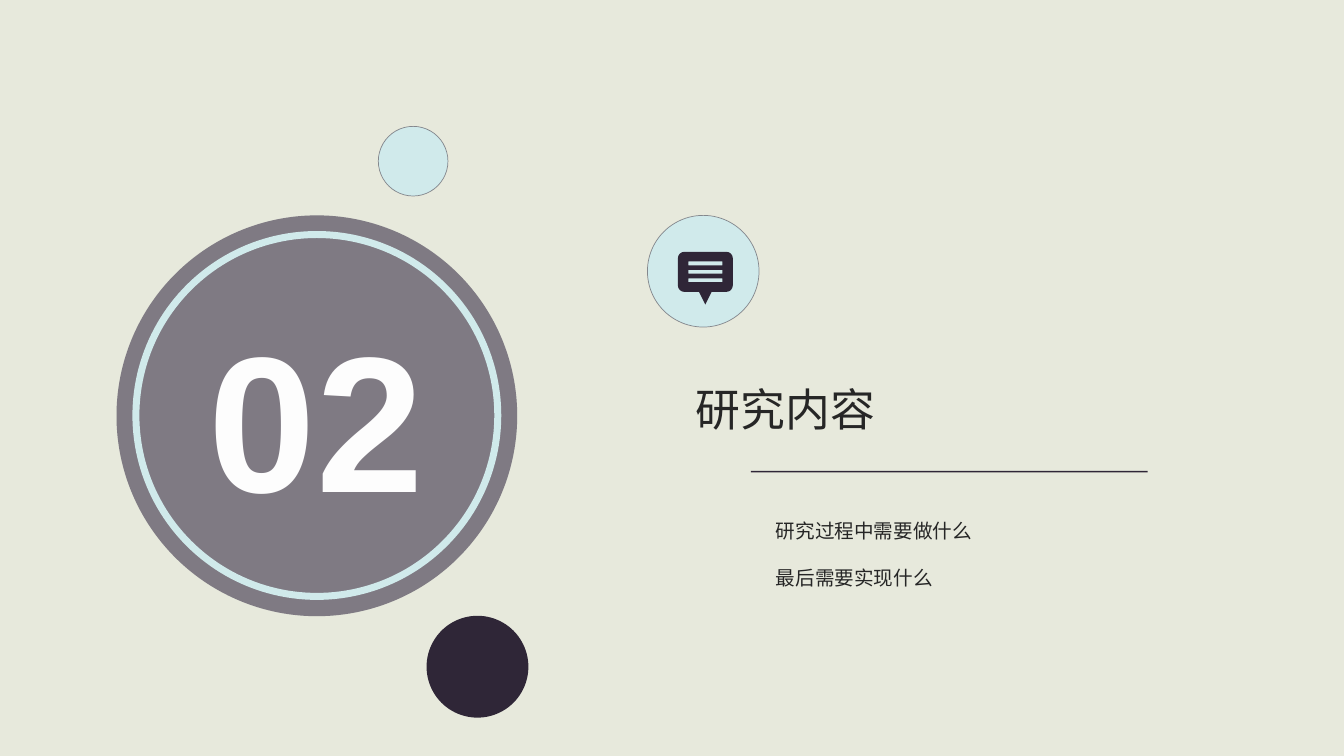
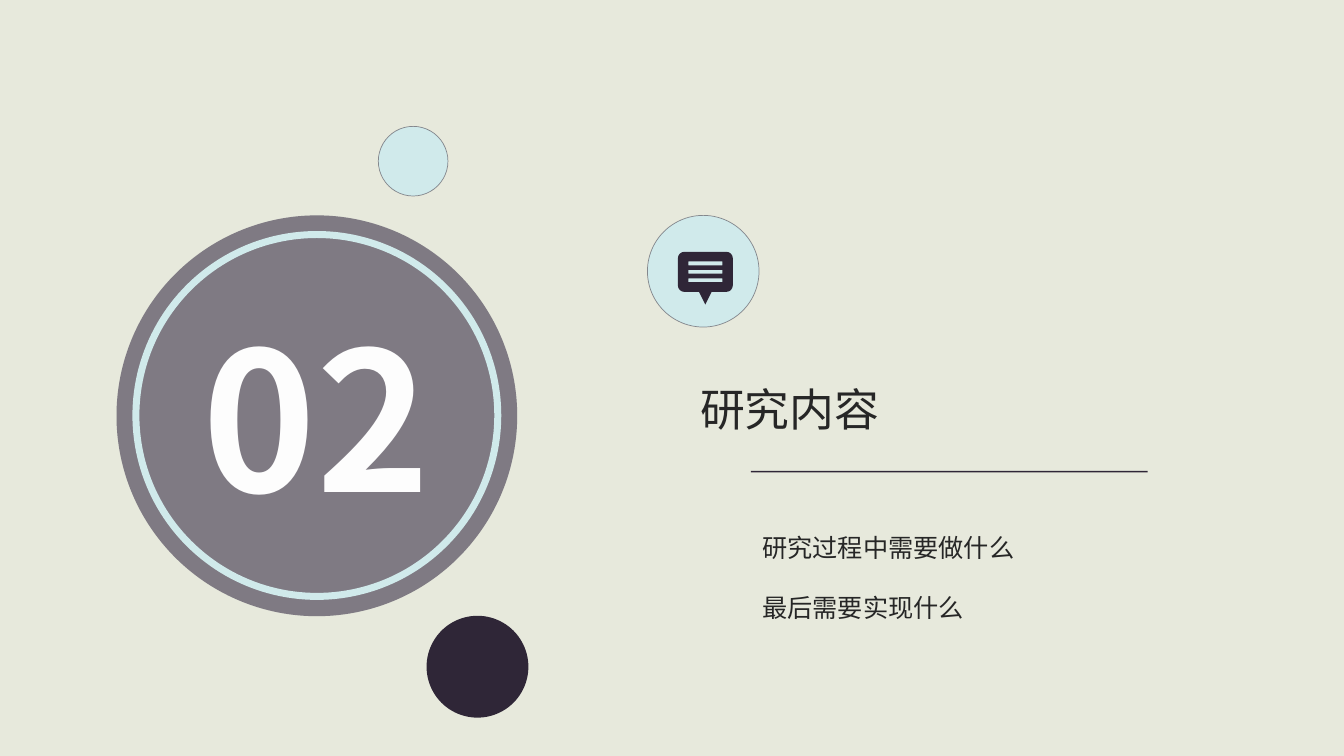
Before and after one commit to starxgit/YZEducation, a slide deck: slide 7 of ready/云智教育APP的设计与实现开题报告.ppt. Drawn at 1344x756 pixels with LibreOffice and Linux fonts; fonts in the diff are those of the drawing; grey boxes stand for pictures. Boxes give left, top, right and bottom in pixels: in the first picture for what was removed or moved away, otherwise in the second. Text is boxed around its words. In the diff, an @@ line names an element or a change of style, - is before the commit and + after.

```diff
--- a/ready/云智教育APP的设计与实现开题报告.ppt
+++ b/ready/云智教育APP的设计与实现开题报告.ppt
@@ text "02" at [203, 346, 431, 495]: font Arial to Noto Sans CJK SC @@
@@ text "研究内容" at [700, 388, 879, 430]: font Arial to Noto Sans CJK SC @@
@@ text "研究过程中需要做什么": place and size @@
-text "研究过程中需要做什么" at [776, 521, 972, 587]
+text "研究过程中需要做什么" at [762, 536, 1014, 619]
@@ text "研究过程中需要做什么" at [762, 536, 1014, 619]: size 14 to 18 pt, font Arial to Noto Sans CJK SC @@
```
Also in this commit, not shown: 15 other slides changed, 1 other file.
